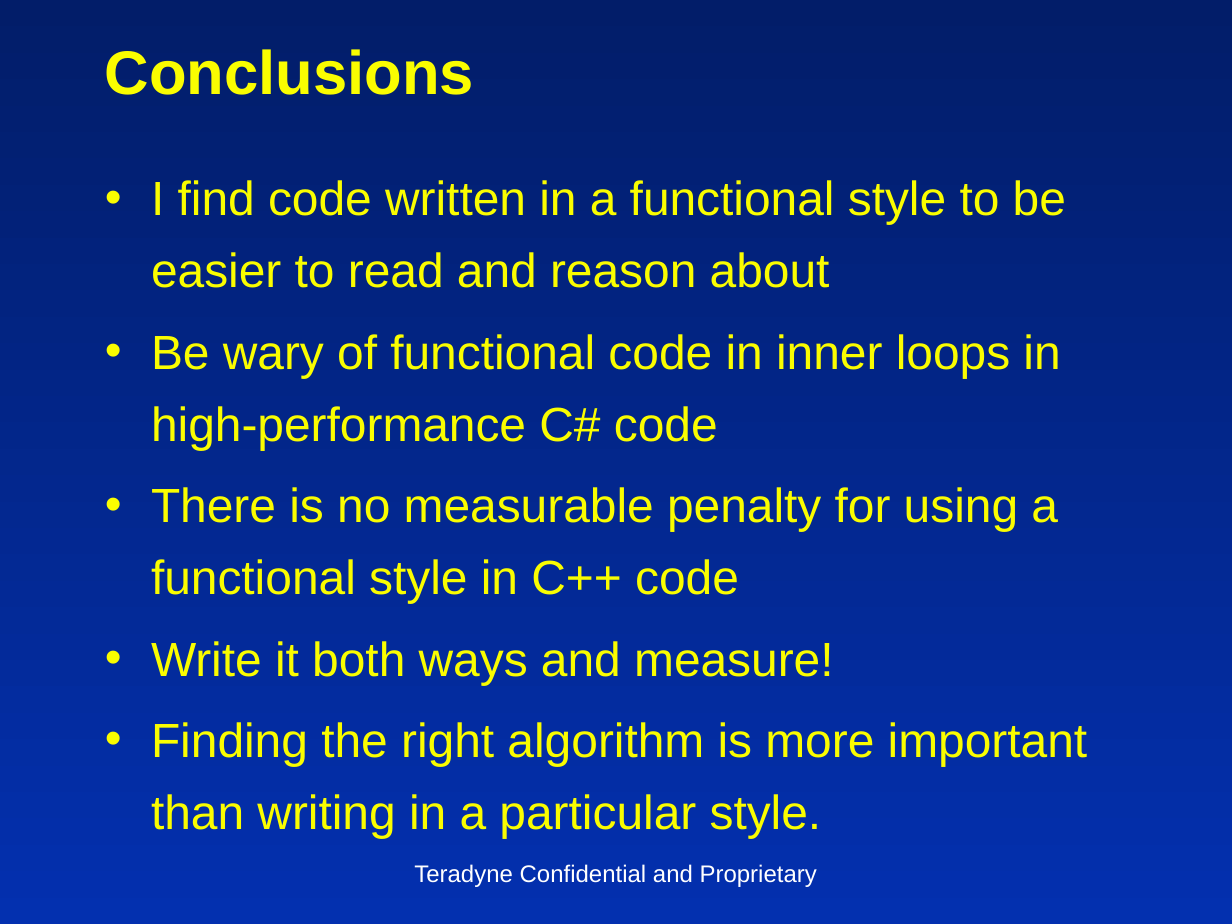
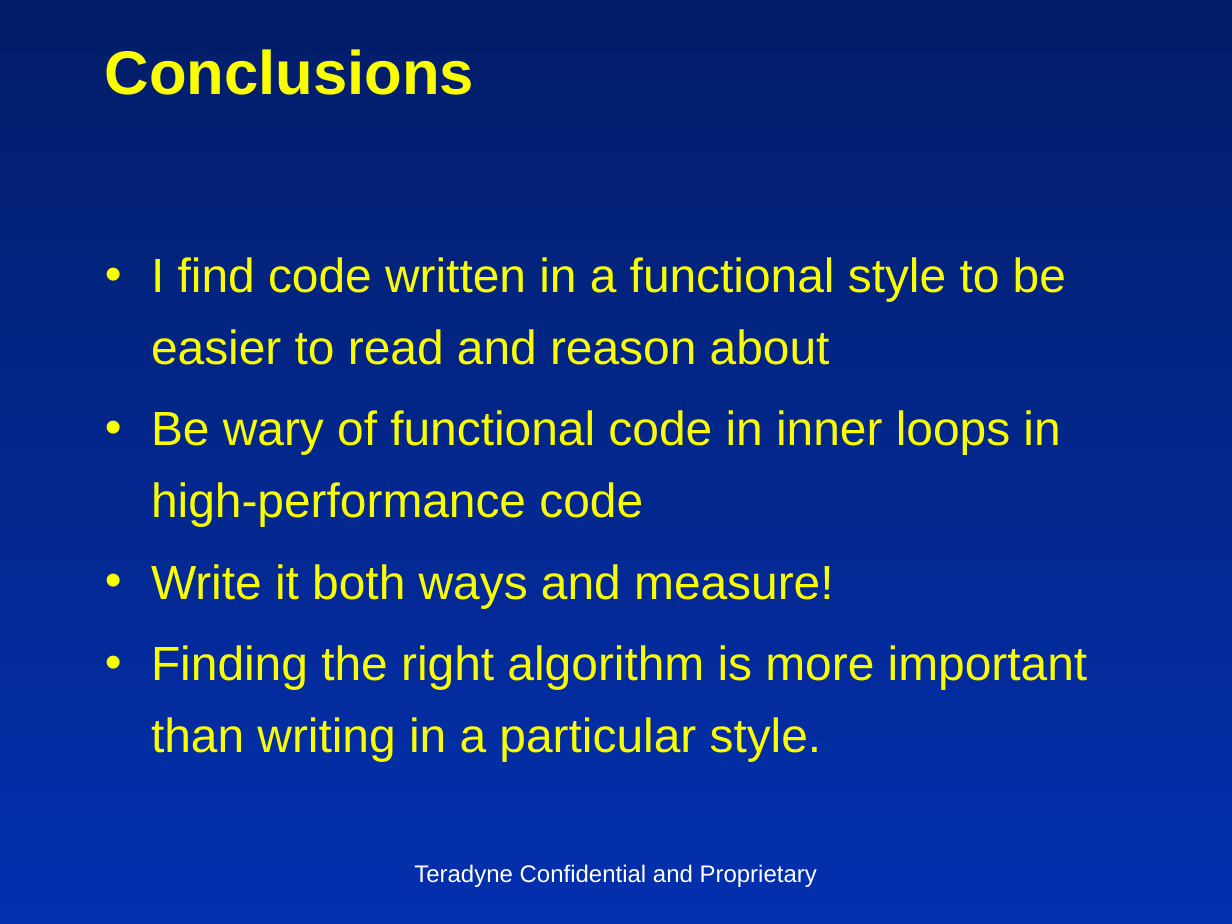
Before and after one commit to insideoutclub/Euler, a slide deck: slide 27 of FiveEasyPieces1.pptx (slide 28 before the commit). Drawn at 1232x924 pixels with LibreOffice and Linux fonts; fonts in the diff are those of the drawing. Boxes give left, top, right and bottom in pixels: in the first picture for what was removed or moved away, otherwise in the second. Text is boxed around its words. In the diff, an @@ line names an element or a change of style, - is before the commit and + after.

```diff
--- a/FiveEasyPieces1.pptx
+++ b/FiveEasyPieces1.pptx
@@ text at (x1=151, y1=410, x2=1060, y2=527): text changed @@
-• Be wary of functional code in inner loops in high-performance C# code
-• There is no measurable penalty for using a functional style in C++ code
+• Be wary of functional code in inner loops in high-performance code
```
Also in this commit, not shown: 17 other slides changed, 1 slide removed, 2 other files.
